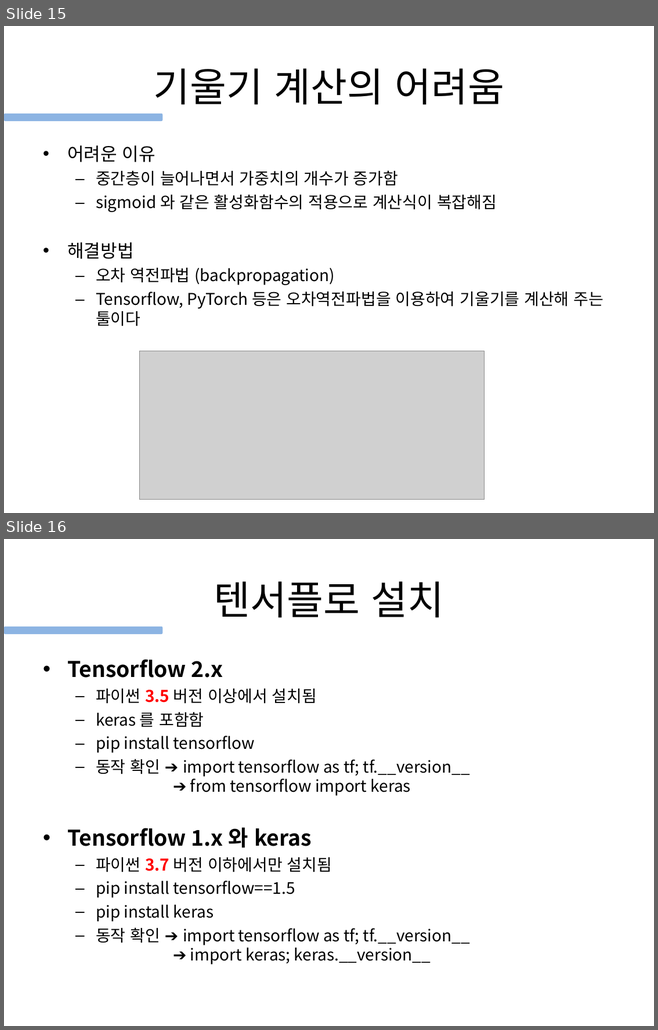
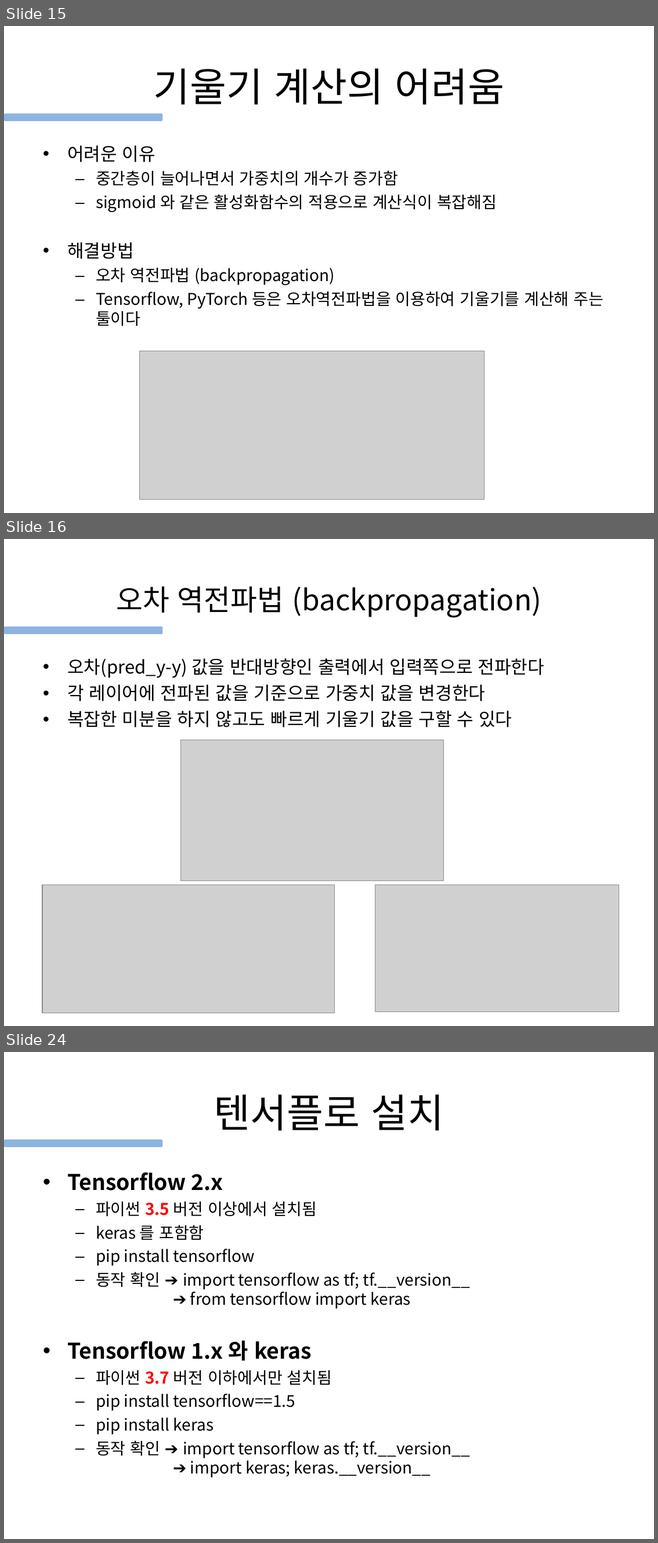
Before and after one commit to gubosd/lecture19, a slide deck: 20210705_4_신경망과딥러닝.ppt. Shown one above the other, each under a label of ours: slides 15 and 16 before the commit, slides 15, 16 and 24 after it; the slides between them are not shown. The pictures are 658x1030 and 658x1543 pixels, drawn with LibreOffice and Linux fonts; fonts in the diff are those of the drawing; grey boxes stand for pictures. Boxes give left, top, right and bottom in pixels: in the first picture for what was removed or moved away, otherwise in the second. Text is boxed around its words. In the diff, an @@ line names an element or a change of style, - is before the commit and + after.

```diff
--- a/20210705_4_신경망과딥러닝.ppt
+++ b/20210705_4_신경망과딥러닝.ppt
@@ slide 16 added at (4,539,654,1026), background #FFFFFF @@
@@ title added at (116,587,541,618), 32 pt, text #000000 @@
+오차 역전파법 (backpropagation)
@@ rounded rectangle added at (4,627,162,635), fill #8CB4E3 @@
@@ text added at (67,658,545,727), 20 pt, text #000000 @@
+• 오차(pred_y-y) 값을 반대방향인 출력에서 입력쪽으로 전파한다
+• 각 레이어에 전파된 값을 기준으로 가중치 값을 변경한다
+• 복잡한 미분을 하지 않고도 빠르게 기울기 값을 구할 수 있다
@@ picture added at (181,740,444,881) @@
@@ picture added at (42,885,335,1013) @@
@@ picture added at (375,885,619,1011) @@
@@ what was slide 16 is now slide 24 @@
```
Also in this commit, not shown: 1 slide changed, 7 other slides added.
